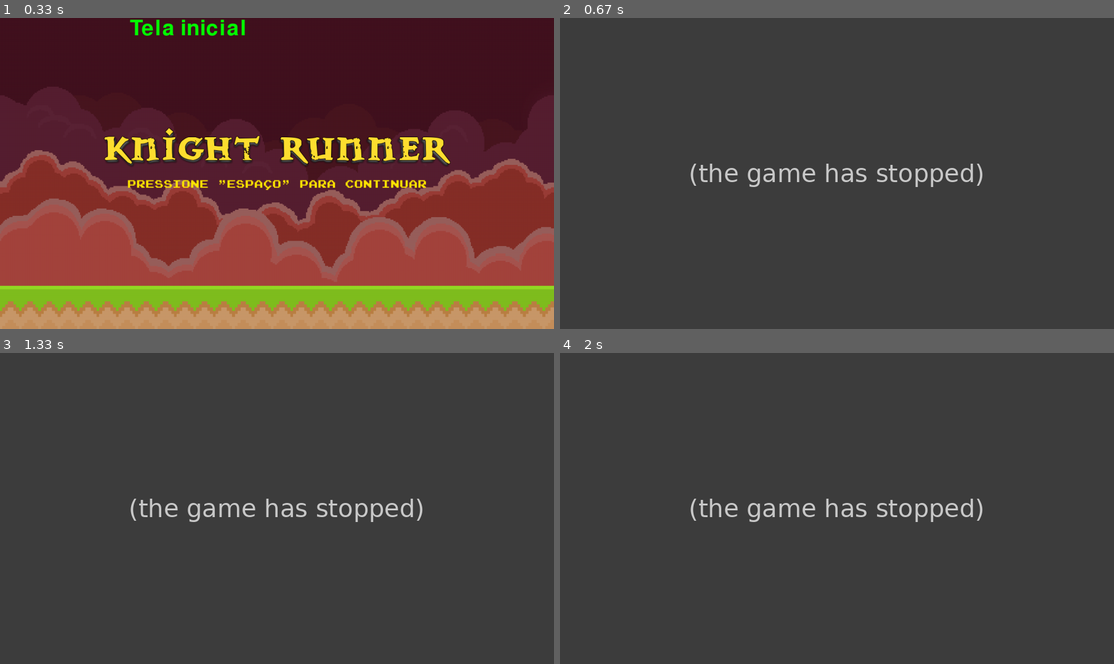
Above: before the commit, frames 1-4 (two rows, left to right).
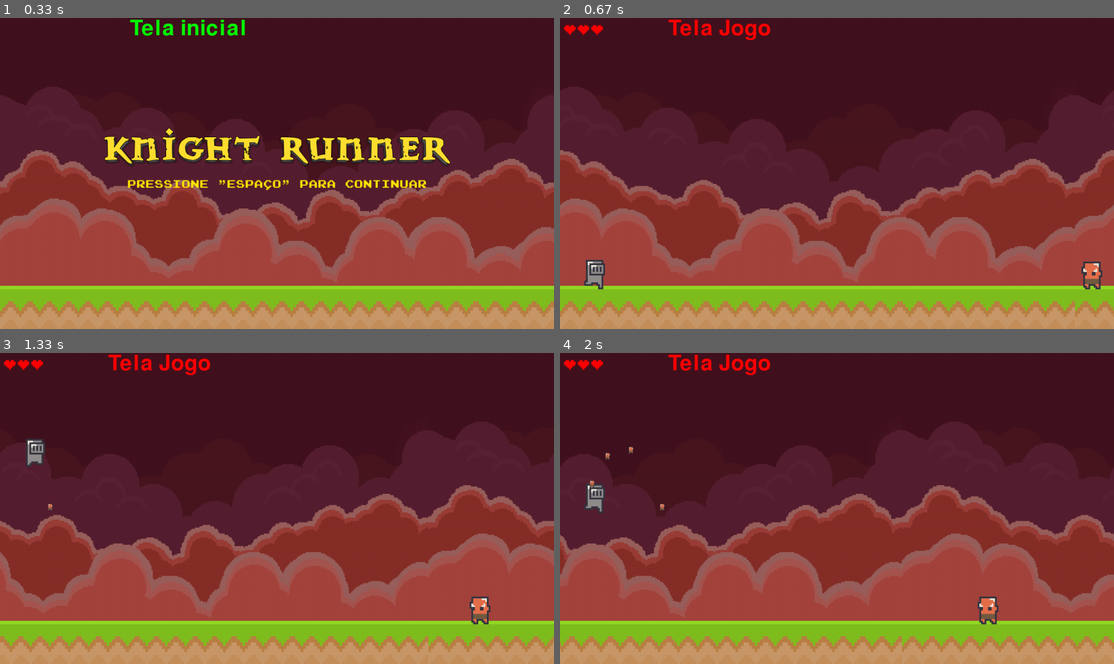
Above: after the commit, the same moments.

Repository: insper-classroom/devlife-23-1-projeto-pygame-henrique-e-guilherme
Game: pygame game, started from jogo/funcoes/jogo.py
Two runs of this game, one before a commit and one after it. Both use one fixed random seed, a clock stepped at 60 frames per second and the inputs below.
Inputs:
- Up to frame 1 (0.33 s): no input
- Up to frame 2 (0.67 s): tap Space at 0.33 s
- Up to frame 3 (1.33 s): tap Space at 0.67 s; tap W at 1 s
- Up to frame 4 (2 s): tap W at 1.4, 1.7, 1.9 s; tap Space at 1.98 s

Frame 1 is identical in both runs. In frame 2, 100% of the frame differs, in the area x 0-100%, y 0-100%; in frame 3, 100%; in frame 4, 100%.
Error before the commit: AttributeError: 'Inimigo' object has no attribute 'mask' (classes.py line 268); the game stopped at 0.33 s (later frames are placeholders)

Commit message:
Animacoes

Diff:
--- a/jogo/funcoes/classes.py
+++ b/jogo/funcoes/classes.py
@@ -91,7 +91,7 @@
         self.tiros = pygame.sprite.Group()
 
         self.inimigos = pygame.sprite.Group()
-        self.inimigos.add(Inimigo())
+        self.inimigos.add(Inimigo(False))
         self.timer_spawn_comeco = 0
 
         self.musica_jogo_tocando = False
@@ -172,7 +172,7 @@
 
         self.timer_spawn_fim = pygame.time.get_ticks()
         if self.timer_spawn_fim - self.timer_spawn_comeco > 5000:
-            self.inimigos.add(Inimigo())
+            self.inimigos.add(Inimigo(False))
             self.timer_spawn_comeco = self.timer_spawn_fim
 
         return True
@@ -250,20 +250,27 @@
     def pulo_jogador (self, event):
         if event.type == pygame.KEYDOWN:
             if event.key == pygame.K_SPACE:
-
                 #Faz o jogador pular
                 if self.rect.bottom >= 600:
                     self.gravidade = -15
 
 class Inimigo (pygame.sprite.Sprite):
-    def __init__(self):
+    def __init__(self, em_cima):
         pygame.sprite.Sprite.__init__(self)
 
-        self.image = pygame.image.load('jogo/assets/inimigo_provisorio.png').convert_alpha()
+        #Tipo de Inimigo
+        if em_cima:
+            posicao_y = 400
+            self.image = pygame.image.load('jogo/assets/ghost_provisorio.png').convert_alpha()
+
+        else:
+            posicao_y = 595
+            self.image = pygame.image.load('jogo/assets/inimigo_provisorio.png').convert_alpha()
+            self.image = pygame.transform.flip(self.image, True, False)
+
+
         self.image = pygame.transform.scale_by(self.image, 4)
-        self.image = pygame.transform.flip(self.image, True, False)
-
-        self.rect = self.image.get_rect()
+        self.mask = pygame.mask.from_surface(self.image)
 
         self.rect = self.mask.get_rect()
         self.rect.centery = posicao_y
Binary file added: jogo/assets/ghost_provisorio.png
